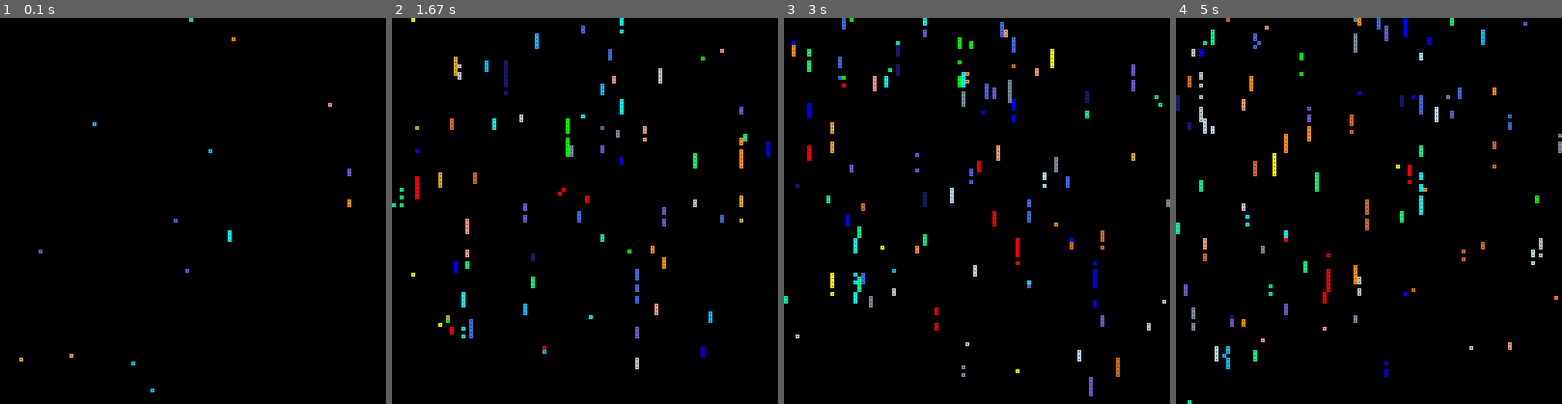
Above: before the commit, frames 1-4 (left to right).
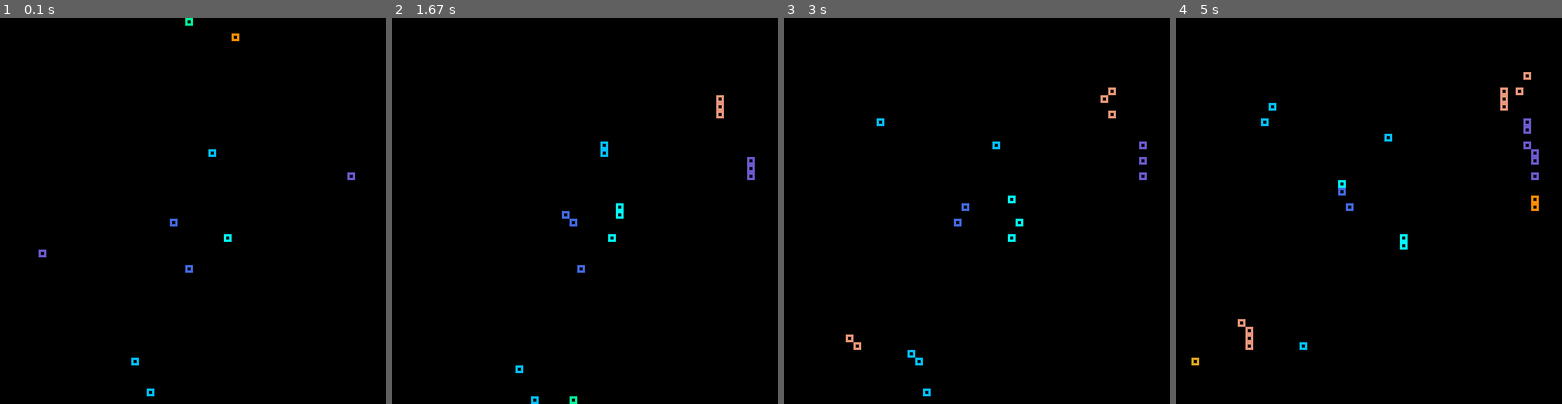
Above: after the commit, the same moments.

Repository: 6hAkunAmAtAtA9/Evolution_simulation_pygame
Game: pygame game, started from evolution_game.py
Same seed, same stepped clock (60 frames per second), same inputs: the game is played once before the commit and once after it.
Inputs (mouse positions are in pixels of both pictures, inside the frame that each line leads up to):
- Up to frame 1 (0.1 s): no input
- Up to frame 2 (1.67 s): tap Enter at 0.33 s; press the mouse at (642, 75) at 0.7 s; move the mouse to (685, 211) at 0.8 s; release the mouse at (727, 346) at 0.93 s
- Up to frame 3 (3 s): no input
- Up to frame 4 (5 s): no input

The runs differ from the first frame. In frame 1, 0.3% of the frame differs, in the area x 5-92%, y 0-98%; in frame 2, 2.6%; in frame 3, 3.2%; in frame 4, 3.5%, in the area x 0-100%, y 0-100%.

Commit message:
8. Add key and mousedown information. Worjing birh. Remove all bugs.

Diff:
--- a/actions.py
+++ b/actions.py
@@ -6,7 +6,7 @@
 settings = Settings()
 
 
-def life_cicle(cell, cell_list, b_k, m_k, d_k):
+def life_cicle(cell, cell_list):
     """Main circle of events in cells life"""
     # print(cell.x, cell.y, cell.genome)
 
@@ -19,9 +19,11 @@
 
 
     if action in ('u', 'd', 'r', 'l'):
+
         square_moving(cell, cell_list, location, action)
+        cell.disabled_counter = settings.disabled_counter
     if 'b' in action and cell.energy > int(action[-2:]):
-        birth(cell, cell_list, action, m_k)
+        birth(cell, cell_list, action)
         cell.energy -= int(action[-2:])
 
     if action == 'c':
@@ -29,53 +31,55 @@
 
     if "e" in action:
         eat(cell, location, cell_list, action)
-        cell.energy -= 10
+        cell.energy -= 15
 
     cell.action_possibility = False
     cell.energy -= 1
-
-    killer(cell, cell_list, location, d_k)
+    cell.disabled_counter -= 1
+
+    killer(cell, cell_list, location)
 
 
 
 def square_moving(cell, cell_list, location, action):
+
     if action == 'u' and location[0][1] == '0':
-
-        if cell.y - 1 >= 0:
+        # print(cell.y, cell.x, action, location[0][1])
+        if cell.y > 0:
             cell_list[cell.y - 1][cell.x] = cell
             cell_list[cell.y][cell.x] = '0'
             cell.y -= 1
-        else:
+        elif cell.y == 0:
+            cell_list[cell.y][cell.x] = '0'
             cell_list[settings.y_size][cell.x] = cell
-            cell_list[cell.y][cell.x] = '0'
             cell.y = settings.y_size
 
     if action == 'd' and location[2][1] == '0':
-        try:
+        if cell.y < settings.y_size:
             cell_list[cell.y + 1][cell.x] = cell
             cell_list[cell.y][cell.x] = '0'
             cell.y += 1
-        except IndexError:
+        elif cell.y == settings.y_size:
             cell_list[0][cell.x] = cell
             cell_list[cell.y][cell.x] = '0'
             cell.y = 0
 
     if action == 'l' and location[1][0] == '0':
-        if cell.x - 1 >= 0:
+        if cell.x > 0:
             cell_list[cell.y][cell.x - 1] = cell
             cell_list[cell.y][cell.x] = '0'
             cell.x -= 1
-        else:
+        elif cell.x == 0:
+            cell_list[cell.y][cell.x] = '0'
             cell_list[cell.y][cell.settings.x_size] = cell
-            cell_list[cell.y][cell.x] = '0'
             cell.x = settings.x_size
 
     if action == 'r' and location[1][2] == '0':
-        try:
+        if cell.x < settings.x_size:
             cell_list[cell.y][cell.x + 1] = cell
             cell_list[cell.y][cell.x] = '0'
             cell.x += 1
-        except IndexError:
+        elif cell.x == settings.x_size:
             cell_list[cell.y][0] = cell
             cell_list[cell.y][cell.x] = '0'
             cell.x = 0
@@ -99,46 +103,57 @@
     return [top, middle, bottom]
 
 
-def try_to_see(cell_list, oringinal_y, original_x):
+def try_to_see(cell_list, original_y, original_x):
+
     try:
-        a = cell_list[oringinal_y][original_x]
+        a = cell_list[original_y][original_x]
+        return a
     except IndexError:
-        if oringinal_y > settings.y_size:
-            a = cell_list[0][original_x]
-        if oringinal_y < 0:
-            a = cell_list[settings.y_size][original_x]
-        if original_x > settings.x_size:
-            a = cell_list[oringinal_y][0]
-        if original_x < 0:
-            a = cell_list[oringinal_y][settings.x_size]
-    return a
-
-
-def birth(cell, cell_list, action, m_k):
-    if settings.y_size >= cell.y > 0:
+        y = original_y
+        x = original_x
+        if y > settings.y_size:
+            y = 0
+        if y < 0:
+            y = settings.y_size
+        if x > settings.x_size:
+            x = 0
+        if x < 0:
+            x = settings.x_size
+
+        return cell_list[y][x]
+
+
+def birth(cell, cell_list, action):
+    '''Надо помнить, что мутирует ячейка только вврех, ввиду того что при мутации координата указана как у - 1'''
+    if settings.y_size > cell.y > 0:
         new_genome = cell.genome.copy()
         random.shuffle(new_genome)
-
-        cell_n = Cell(cell.y - 1, cell.x, cell.color, new_genome, cell.kind, action[-2:])
+        y = cell.y
+        cell_n = Cell(y - 1, cell.x, cell.color, new_genome, cell.kind, action[-2:])
 
         if random.randint(1, 50) == 50:
             genome, kind = mutation(cell.genome, cell.kind)
-            cell_n = Cell(cell.y - 1, cell.x, random.choice(settings.colors), genome, kind, action[-2:])
-
-
-        if cell_list[cell.y - 1][cell.x] == '0':
-            try:
-                cell_list[cell.y - 1][cell.x] = cell_n
-            except IndexError:
-                pass
-
-
-def killer(cell, cell_list, location, d_k):
-    taken_place = 8
-    for raw in location:
-        taken_place -= raw.count('0') + raw.count('-')
-    if cell.energy <= 0 or taken_place > settings.free_place_needing or (
-            "b10" not in cell.genome and "b20" not in cell.genome and "b30" not in cell.genome):
+            cell_n = Cell(y - 1, cell.x, random.choice(settings.colors), genome, kind, action[-2:])
+
+
+        if cell_list[y - 1][cell.x] == '0':
+            try:
+                cell_list[y - 1][cell.x] = cell_n
+            except IndexError:
+                pass
+
+        elif cell_list[cell.y + 1][cell.x] == '0':
+            try:
+
+                cell_list[cell.y + 1][cell.x] = Cell(y + 1, cell.x, cell.color, new_genome, cell.kind, action[-2:])
+            except IndexError:
+                pass
+
+
+def killer(cell, cell_list, location):
+
+    if cell.energy <= 0:
+           # or ("b10" not in cell.genome and "b20" not in cell.genome and "b30" not in cell.genome):
         cell_list[cell.y][cell.x] = '0'
 
 
@@ -151,7 +166,7 @@
 
 def mutation(genome, kind):
     new_gen = random.choice(
-        ('b10', 'b20', 'b30', 'b40', 'b50', 'u', 'd', 'l', 'r', 'c', 'el', 'er'))
+        ('b10', 'b20', 'b30', 'b40', 'b50', 'u', 'd', 'l', 'r', 'c', 'el', 'er', 'el', 'ed'))
     new_genome = genome.copy()
 
     new_genome.pop(random.randint(0, len(new_genome) - 1))
@@ -179,3 +194,21 @@
 
             except IndexError:
                 pass
+
+    if action[-1] == 'u' and location[0][1] != '0':
+        if location[0][1].kind != cell.kind:
+            try:
+                cell.energy += cell_list[cell.y - 1][cell.x].energy
+                cell_list[cell.y - 1][cell.x] = '0'
+
+            except IndexError:
+                pass
+
+    if action[-1] == 'd' and location[2][1] != '0':
+        if location[2][1].kind != cell.kind:
+            try:
+                cell.energy += cell_list[cell.y + 1][cell.x].energy
+                cell_list[cell.y + 1][cell.x] = '0'
+
+            except IndexError:
+                pass
--- a/cell.py
+++ b/cell.py
@@ -17,6 +17,7 @@
         self.freedom_love = 0
         self.genome = genome
         self.kind = kind
+        self.disabled_counter = self.settings.disabled_counter
 
 
         #self.color = random.choice(self.settings.colors)
--- a/evolution_game.py
+++ b/evolution_game.py
@@ -38,13 +38,18 @@
 
     def run_game(self):
         while True:
+            # for raw in self.objects:
+            #     print(raw)
+
             self.cell_count = 0
             self.kinds_uniq = {}
             self.screen.fill(self.settings.bg_color)
             self.round_counter += 1
+            #pygame.draw.rect(self.screen,[255,255,255], pygame.Rect((1 * self.settings.start_size, 2 * self.settings.start_size, 20, 20)), 5 )
 
-            if self.round_counter % 2 == 0:
+            if self.round_counter % 10 == 0:
                 self.birth()
+
 
             '''Проход основного цикла жизни с переработкой массива  координат клеток'''
             for i in range(len((self.objects))):
@@ -55,13 +60,17 @@
                                 self.kinds_uniq[self.objects[i][j].kind] = 1
                             else:
                                 self.kinds_uniq[self.objects[i][j].kind] += 1
-                            actions.life_cicle(self.objects[i][j], self.objects, self.birth_count, self.mutation_count, self.death_count)
+                            actions.life_cicle(self.objects[i][j], self.objects)
 
             """Отрисовка нового масива"""
             for i in range(len((self.objects))):
                 for j in range(len(self.objects[i])):
                     if self.objects[i][j] != '0':
                         if self.objects[i][j].type == 'cell':
+                            if i != self.objects[i][j].y:
+                                print(i, j,  self.objects[i][j].y, self.objects[i][j].x)
+                            if j != self.objects[i][j].x:
+                                print(j, self.objects[i][j].x, self.objects[i][j])
                             self.cell_count += 1
                             self.objects[i][j].action_possibility = True
                             self.cell_count += 1
@@ -71,38 +80,63 @@
                             pygame.draw.rect(self.screen, self.objects[i][j].color, self.objects[i][j].object,
                                              self.objects[i][j].line_thin)
 
-            pygame.display.flip()
-            time.sleep(0.01)
+
 
             for event in pygame.event.get():
                 if event.type == pygame.QUIT:
                     sys.exit()
 
-                '''Выводим в консоль количество клеток каждого вида'''
-            if self.round_counter % 100 == 0:
-                sorted_tuples = sorted(self.kinds_uniq.items(), key=lambda item: item[1], reverse=True)
+                if event.type == pygame.MOUSEBUTTONUP:
+                    pos = pygame.mouse.get_pos()
 
-                print( sorted_tuples)
-                counter = 0
-                best_genome = []
-                best_genome_dict = {}
-                for elem in sorted_tuples[:5]:
-                    best_genome.append(elem[0])
+                    y = pos[1] // self.settings.start_size
+                    x = pos[0] // self.settings.start_size
+                    print(pos[1] // self.settings.start_size, pos[0] // self.settings.start_size)
+                    # print(self.objects[y][x])
+                    # for raw in self.objects:
+                    #     print(raw)
+                    try:
+                        print(self.objects[y][x].y, self.objects[y][x].x, self.objects[y][x].kind, self.objects[y][x].color, sorted(self.objects[y][x].genome))
+                    except AttributeError:
+                        pass
 
-                for i in range(len((self.objects))):
-                    for j in range(len(self.objects[i])):
-                        if self.objects[i][j] != '0':
-                            if self.objects[i][j].type == 'cell' and self.objects[i][j].kind in best_genome and \
-                                    self.objects[i][j].kind not in best_genome_dict:
-                                        best_genome_dict[self.objects[i][j].kind] = (self.objects[i][j].genome, self.objects[i][j].color)
+                    # get a list of all sprites that are under the mouse cursor
+                    # clicked_sprites = [s for s in sprites if s.rect.collidepoint(pos)]
+                    # do something with the clicked sprites...
+                if event.type == pygame.KEYDOWN:
+                    sorted_tuples = sorted(self.kinds_uniq.items(), key=lambda item: item[1], reverse=True)
 
-                for k, v in best_genome_dict.items():
-                    print(k, v[1], sorted(v[0]))
+                    print( sorted_tuples)
+                    counter = 0
+                    best_genome = []
+                    best_genome_dict = {}
+                    for elem in sorted_tuples[:5]:
+                        best_genome.append(elem[0])
 
-                print('--------------------------------')
+                    for i in range(len((self.objects))):
+                        for j in range(len(self.objects[i])):
+                            if self.objects[i][j] != '0':
+                                if self.objects[i][j].type == 'cell' and self.objects[i][j].kind in best_genome and \
+                                        self.objects[i][j].kind not in best_genome_dict:
+                                            best_genome_dict[self.objects[i][j].kind] = (self.objects[i][j].genome, self.objects[i][j].color)
+
+                    for k, v in best_genome_dict.items():
+                        print(k, v[1], sorted(v[0]))
+
+                    print('--------------------------------')
+
+            pygame.display.flip()
+            time.sleep(0.1)
+
+            '''Выводим в консоль количество клеток каждого вида'''
+
+
 
 
                 # print(self.cell_count)
+
+
+
 
     def birth(self):
         a = random.randint(0, len(self.objects) - 1)
@@ -114,15 +148,21 @@
             except IndexError:
                 pass
 
+
     def genome(self):
         a = []
         # while len(a) < 10:
         #     a.append(random.choice(("up", 'down', 'right', 'left')))
         a.append('b10')
-        while len(a) < 20:
+        a.append("u")
+        a.append("d")
+        a.append("l")
+        a.append("r")
+        while len(a) < 25:
             a.append('-')
         random.shuffle(a)
         return a
+    pass
 
 
 if __name__ == "__main__":
--- a/settings.py
+++ b/settings.py
@@ -11,8 +11,8 @@
         self.screen_width = 500
         self.screen_height = 500
         self.bg_color = (0, 0, 0)
-        self.line_thin = 2
-        self.start_size = 5  # начальный размер квадратов
+        self.line_thin = 3
+        self.start_size = 10  # начальный размер квадратов
 
         '''Indexing'''
         self.y_size = int(self.screen_height / self.start_size) - 1
@@ -28,3 +28,4 @@
         '''Cell life settings'''
         self.start_energy = random.randint(10, 60)  # потом поменять вернуть 10,60
         self.free_place_needing = 4   # максимально количество клеток рядом
+        self.disabled_counter = 10
